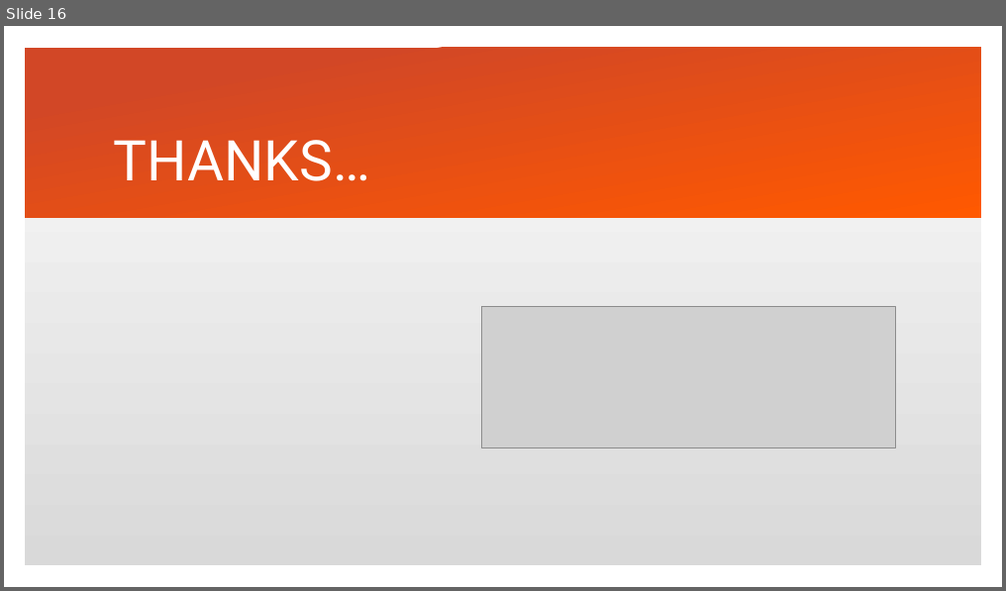
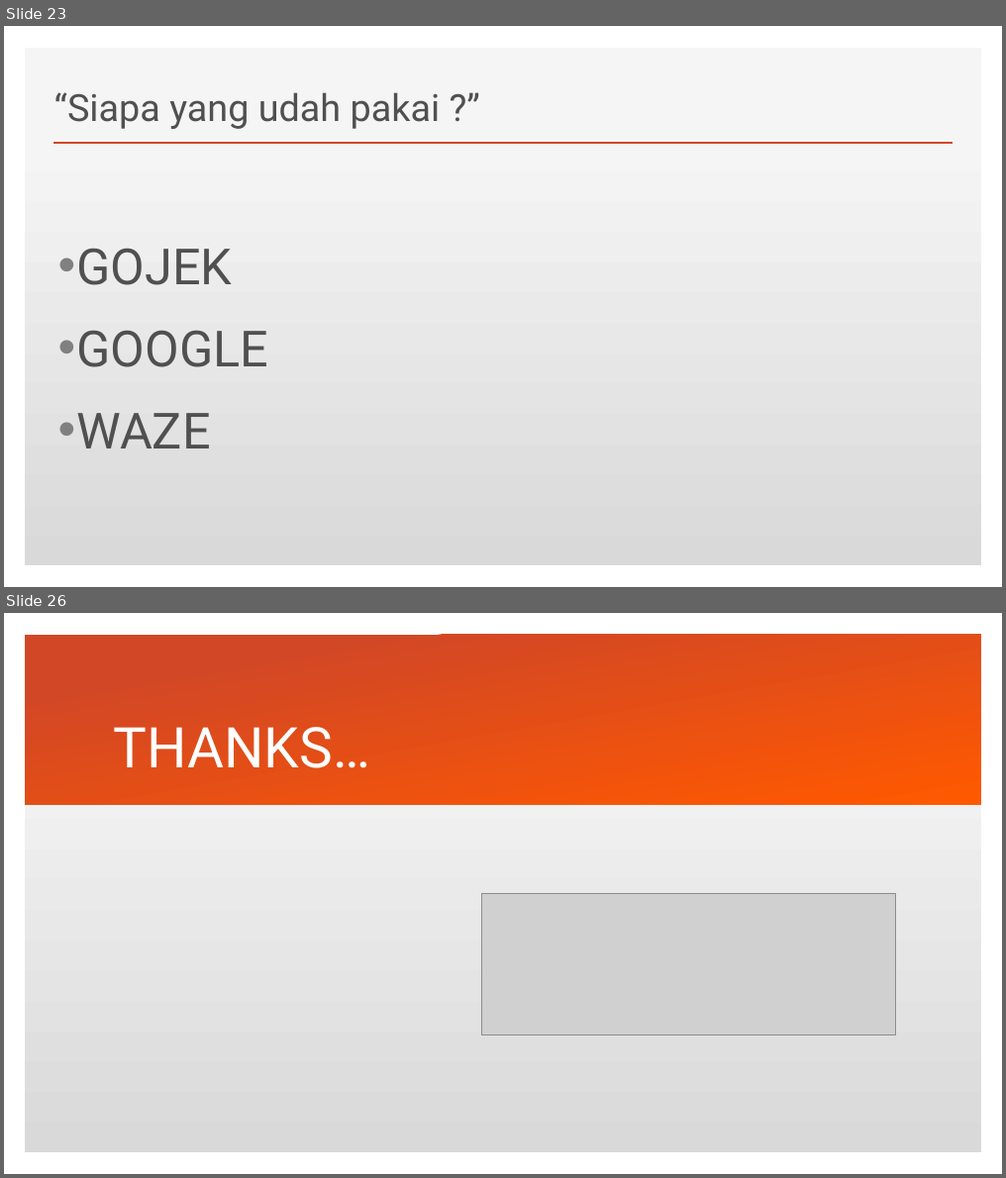
Before and after one commit to csh3l3-2017b/0b-sharing-is-caring-team_i_reinforcement_learning, a slide deck: Presentasi Kelompok Tommy.pptx. Shown one above the other, each under a label of ours: slide 16 before the commit, slides 23 and 26 after it; the slides between them are not shown. The pictures are 1006x591 and 1006x1178 pixels, drawn with LibreOffice and Linux fonts; fonts in the diff are those of the drawing; grey boxes stand for pictures. Boxes give left, top, right and bottom in pixels: in the first picture for what was removed or moved away, otherwise in the second. Text is boxed around its words. In the diff, an @@ line names an element or a change of style, - is before the commit and + after.

```diff
--- a/Presentasi Kelompok Tommy.pptx
+++ b/Presentasi Kelompok Tommy.pptx
@@ slide 23 added at box(4, 26, 1002, 587), background #FFFFFF; not listed: 2 template elements that a slide beside it also shows @@
@@ title added at box(54, 92, 441, 129), 36 pt, text #505050 @@
+“Siapa yang udah pakai ?”
@@ line added from (54, 143) to (952, 143), #D24726 2 pt @@
@@ text added at box(76, 248, 268, 449), 48 pt, text #505050 @@
+• GOJEK
+• GOOGLE
+• WAZE
@@ what was slide 16 is now slide 26 @@
```
Also in this commit, not shown: 1 slide changed, 10 other slides added, 1 slide removed, 3 other files.
